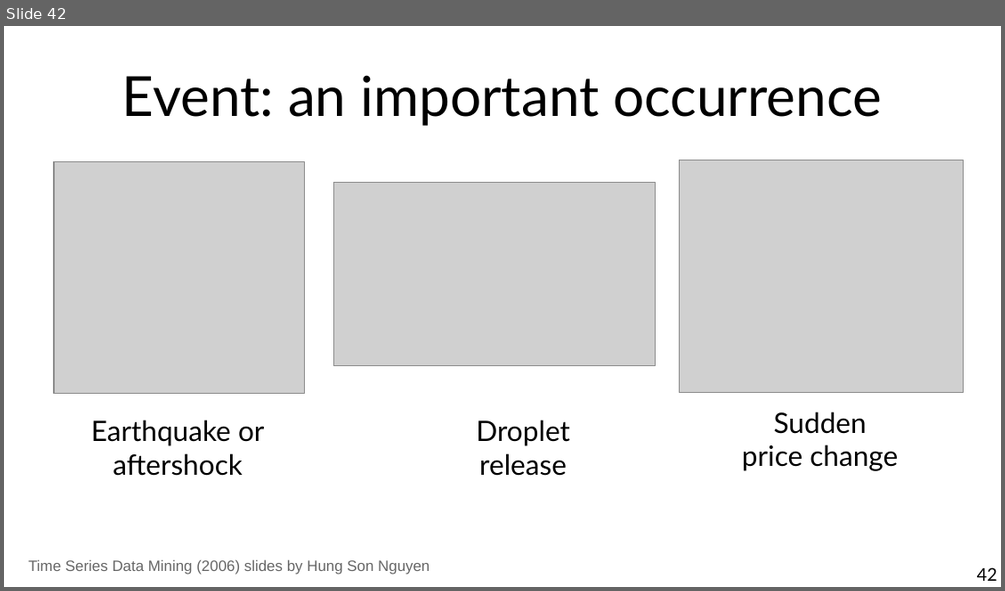
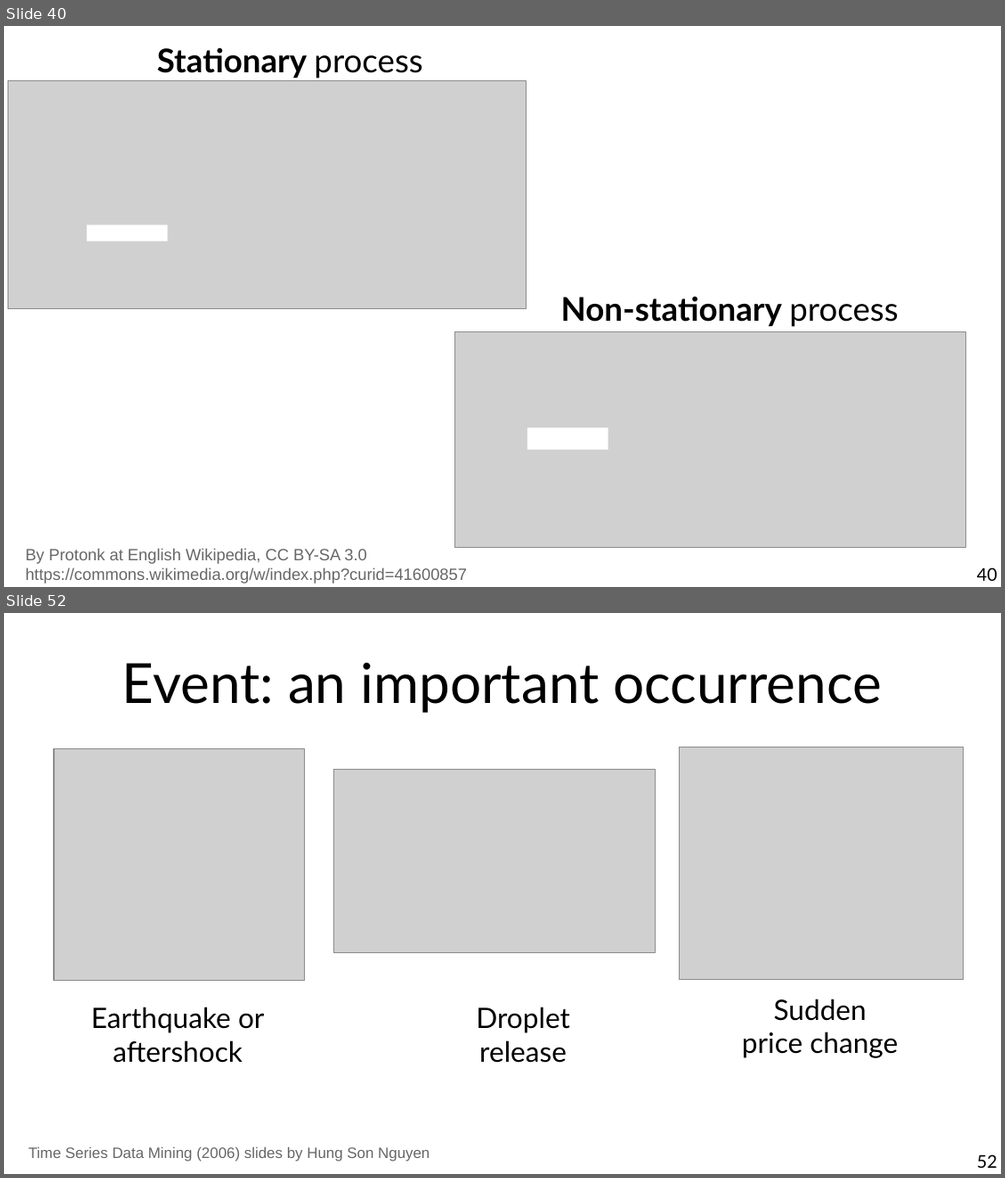
Before and after one commit to marco-calautti/data-mining-course, a slide deck: theory/tt11_time_series.odp. Shown one above the other, each under a label of ours: slide 42 before the commit, slides 40 and 52 after it; the slides between them are not shown. The pictures are 1005x591 and 1005x1178 pixels, drawn with LibreOffice and Linux fonts; fonts in the diff are those of the drawing; grey boxes stand for pictures. Boxes give left, top, right and bottom in pixels: in the first picture for what was removed or moved away, otherwise in the second. Text is boxed around its words. In the diff, an @@ line names an element or a change of style, - is before the commit and + after.

```diff
--- a/theory/tt11_time_series.odp
+++ b/theory/tt11_time_series.odp
@@ slide 40 added at [4,26,1001,587], background #FFFFFF @@
@@ title added at [157,47,422,79], 26 pt, text #000000, bold @@
+Stationary process
@@ picture added at [8,80,526,309] @@
@@ rectangle added at [86,225,167,241], fill #FFFFFF @@
@@ title added at [561,296,898,327], 26 pt, text #000000, bold @@
+Non-stationary process
@@ picture added at [455,332,966,548] @@
@@ rectangle added at [527,427,608,450], fill #FFFFFF @@
@@ text added at [25,548,467,582], 13 pt, text #666666 @@
+By Protonk at English Wikipedia, CC BY-SA 3.0
+https://commons.wikimedia.org/w/index.php?curid=41600857
@@ page number added at [977,567,997,580], 14 pt, text #000000 @@
+40
@@ what was slide 42 is now slide 52 @@
@@ page number at [977,1154,997,1167]: text changed @@
-42
+52
```
Also in this commit, not shown: 6 slides changed, 18 other slides added, 3 slides removed.
